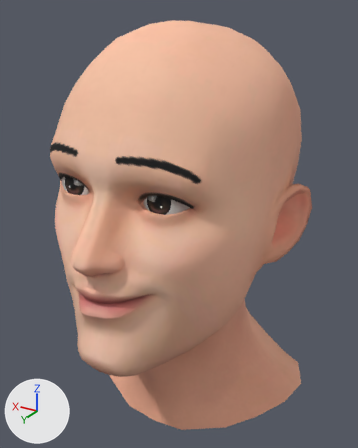
A saved change to the FBX model Assets/FBX/Face.fbx.
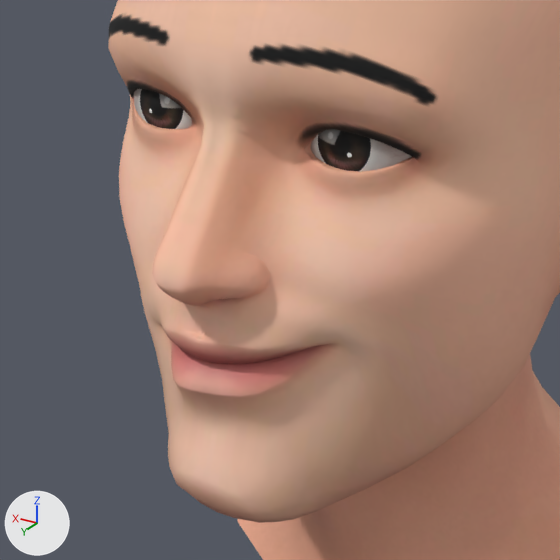
There are two pictures of each version: one whole from a 50 mm camera at (-0.179, 0.233, 0.132) aimed at (0.0, -0.065, -0.017), one close up on the part from 0% to 72% of the width and 30% to 88% of the height. The axes (+X, +Y, +Z) are drawn at lower left. The lights are the same throughout. Shape keys are drawn at the values saved in each file.

Objects in the first close-up: 'Wolf3D_Avatar.002'.
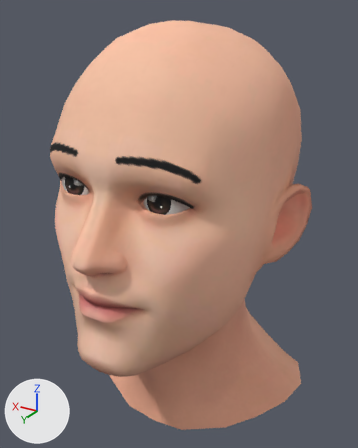
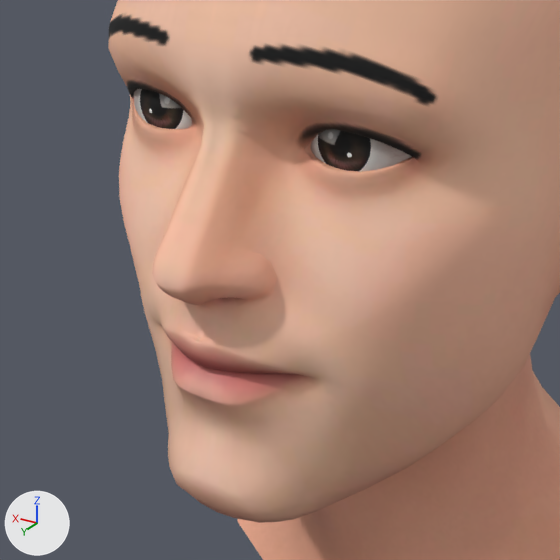
Commit message: Super Duper Face animations

Boxes (x1, y1, x2, y2) around the edits, measured in the close-ups (560 x 560 px):
'Wolf3D_Avatar.002', reshaped: (108, 0, 560, 560) in both

The change, as a list of edits to the scene's bpy script:
```text
Change key_0_mouthsmileleft:
    where key_0_mouthsmileleft = bpy.data.objects['Wolf3D_Avatar.002'].data.shape_keys.key_blocks['mouthSmileLeft']
    key_0_mouthsmileleft.value: 1.0 -> 0.0
```
